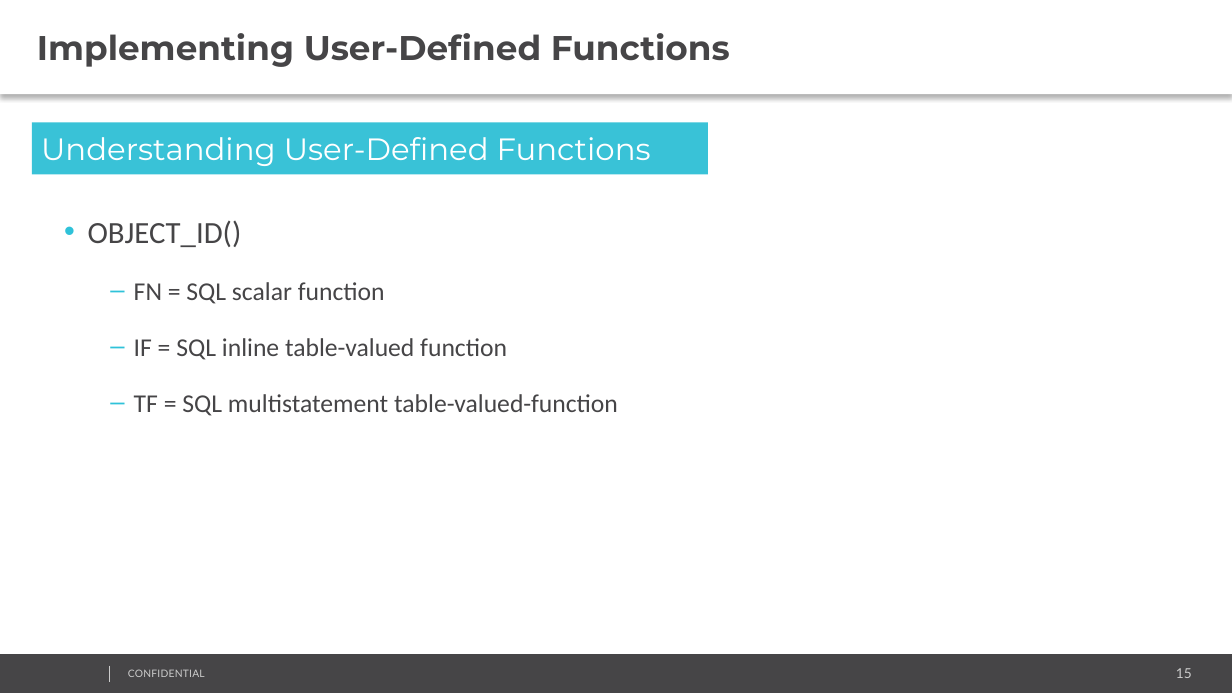
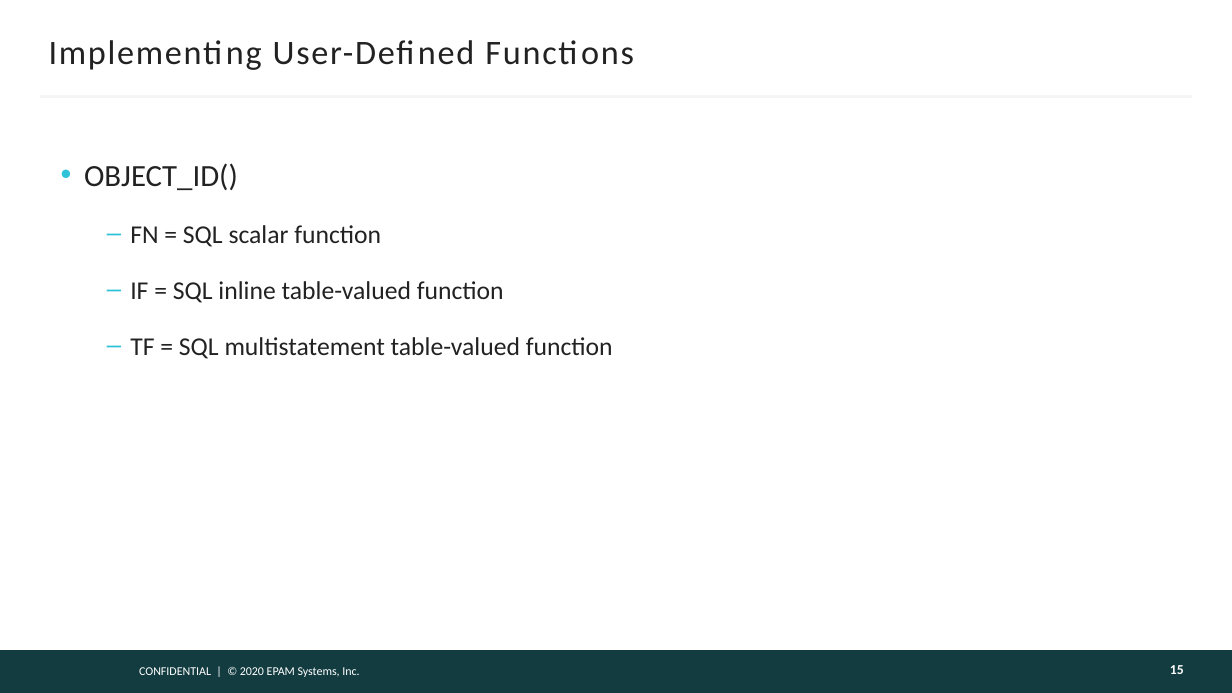
Before and after one commit to AndreyQC/MSBI.Lab, a slide deck: slide 15 of MSBI.E07-SQL/MSBI.Dev.S20E07.pptx. Drawn at 1232x693 pixels with LibreOffice and Linux fonts; fonts in the diff are those of the drawing; background and template pictures are left out. Boxes give left, top, right and bottom in pixels: in the first picture for what was removed or moved away, otherwise in the second. Text is boxed around its words. In the diff, an @@ line names an element or a change of style, - is before the commit and + after.

```diff
--- a/MSBI.E07-SQL/MSBI.Dev.S20E07.pptx
+++ b/MSBI.E07-SQL/MSBI.Dev.S20E07.pptx
@@ title "Implementing User-Defined Functions": place and size @@
-title "Implementing User-Defined Functions" at bbox=[0, 0, 1232, 95]
+title "Implementing User-Defined Functions" at bbox=[273, 40, 415, 65]
@@ title "Implementing User-Defined Functions" at bbox=[273, 40, 415, 65]: font Montserrat to Calibri, text colour #464547 to #222222, letter spacing 0 to 1 pt, bold off; less space between paragraphs; fill #FFFFFF to none; shadow off @@
@@ line added from (39, 96) to (1193, 96), #F5F5F5 1.5 pt @@
@@ rectangle removed at bbox=[32, 122, 708, 174] @@
-Understanding User-Defined Functions
@@ text "OBJECT_ID()": place and size @@
-text "OBJECT_ID()" at bbox=[88, 221, 618, 416]
+text "OBJECT_ID()" at bbox=[84, 163, 613, 359]
@@ text at bbox=[84, 163, 504, 303]: text colour #464547 to #222222 in "OBJECT_ID()", "FN = SQL scalar function", "IF = SQL inline table-valued function" @@
@@ text at bbox=[130, 337, 613, 359]: text changed; text colour #464547 to #222222 @@
-      – TF = SQL multistatement table-valued-function
+      – TF = SQL multistatement table-valued function
@@ rectangle: place and size @@
-rectangle at bbox=[0, 654, 1232, 693]
+rectangle at bbox=[0, 650, 1232, 693]
@@ rectangle at bbox=[0, 650, 1232, 693]: fill #464547 to #133C41 @@
@@ line removed from (110, 665) to (110, 683) @@
@@ text at bbox=[139, 667, 359, 677]: text changed; size 6 to 7 pt; font Lato to Calibri; text colour #CCCCCC to #FFFFFF @@
-CONFIDENTIAL
+CONFIDENTIAL | © 2020 EPAM Systems, Inc.
@@ page number added at bbox=[1170, 665, 1184, 674], 8 pt, text #FEFEFE, bold @@
+15
@@ page number removed at bbox=[1176, 668, 1192, 678] @@
-15
```
Also in this commit, not shown: 23 other slides changed, 9 slides added, 9 slides removed, 2 other files.
